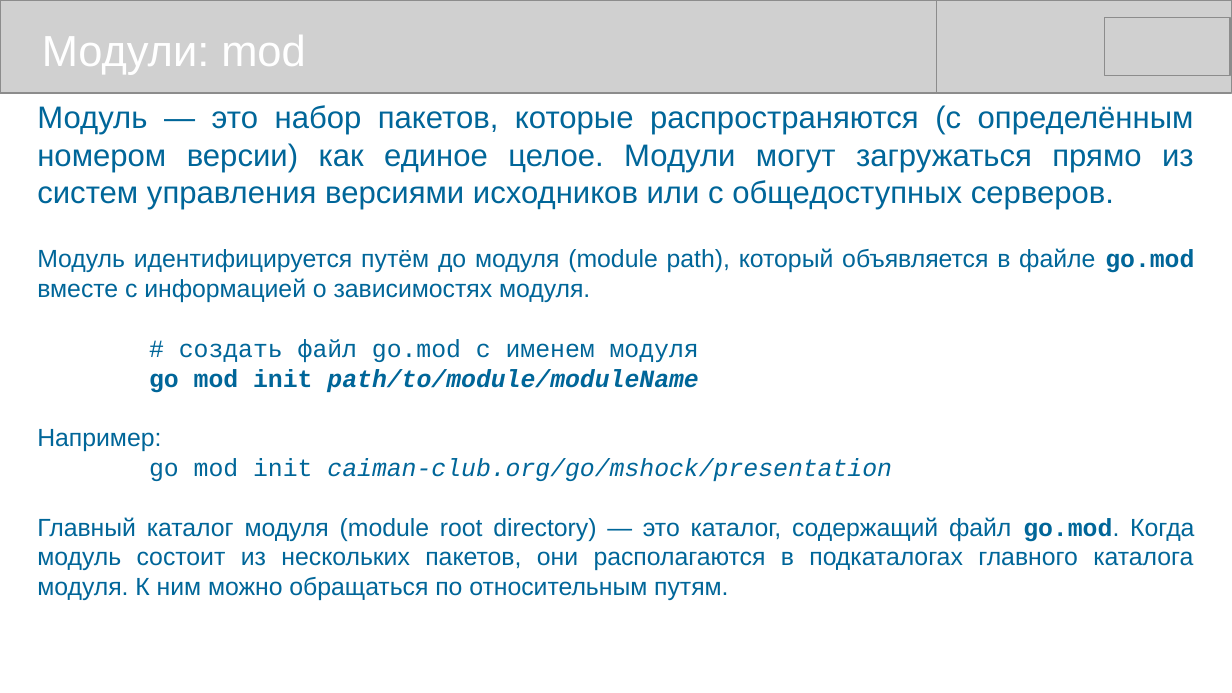
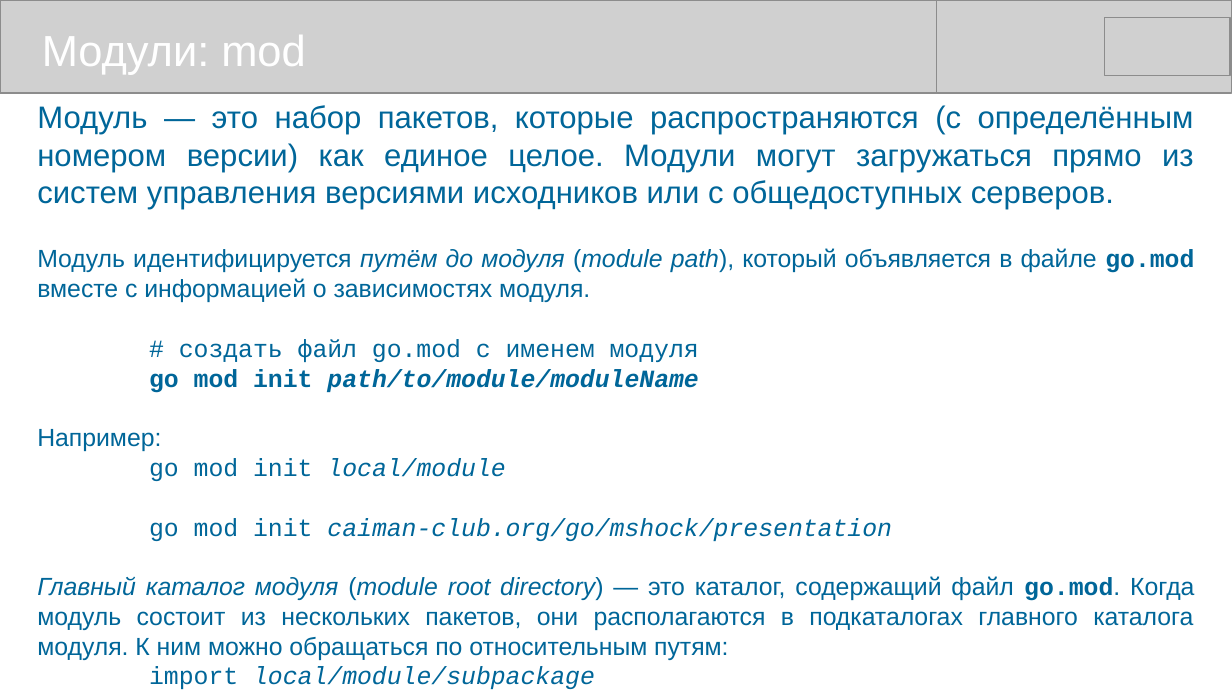
Before and after one commit to mike-shock/Go_language, a slide deck: slide 37 of Go_Preview.odp. Drawn at 1232x693 pixels with LibreOffice and Linux fonts; fonts in the diff are those of the drawing; grey boxes stand for pictures. Boxes give left, top, right and bottom in pixels: in the first picture for what was removed or moved away, otherwise in the second. Text is boxed around its words. In the diff, an @@ line names an element or a change of style, - is before the commit and + after.

```diff
--- a/Go_Preview.odp
+++ b/Go_Preview.odp
@@ text at bbox=[37, 248, 1194, 302]: italic on in "путём до модуля (module path)," @@
@@ text at bbox=[149, 458, 505, 481]: paragraph added @@
+go mod init local/module
@@ text at bbox=[37, 576, 1194, 660]: text changed @@
-Главный каталог модуля (module root directory) — это каталог, содержащий файл go.mod. Когда модуль состоит из нескольких пакетов, они располагаются в подкаталогах главного каталога модуля. К ним можно обращаться по относительным путям.
+Главный каталог модуля (module root directory) — это каталог, содержащий файл go.mod. Когда модуль состоит из нескольких пакетов, они располагаются в подкаталогах главного каталога модуля. К ним можно обращаться по относительным путям:
+import local/module/subpackage
```
Also in this commit, not shown: 17 other slides changed, 7 other files.
